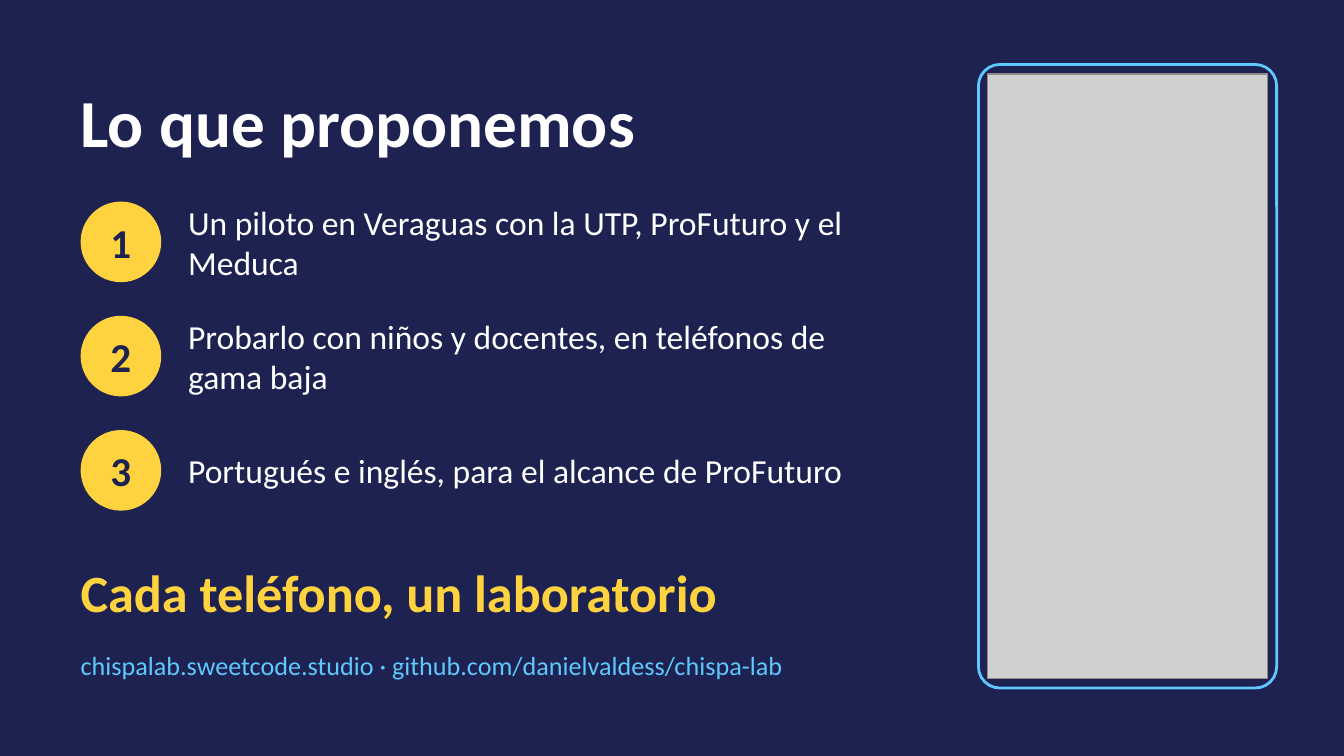
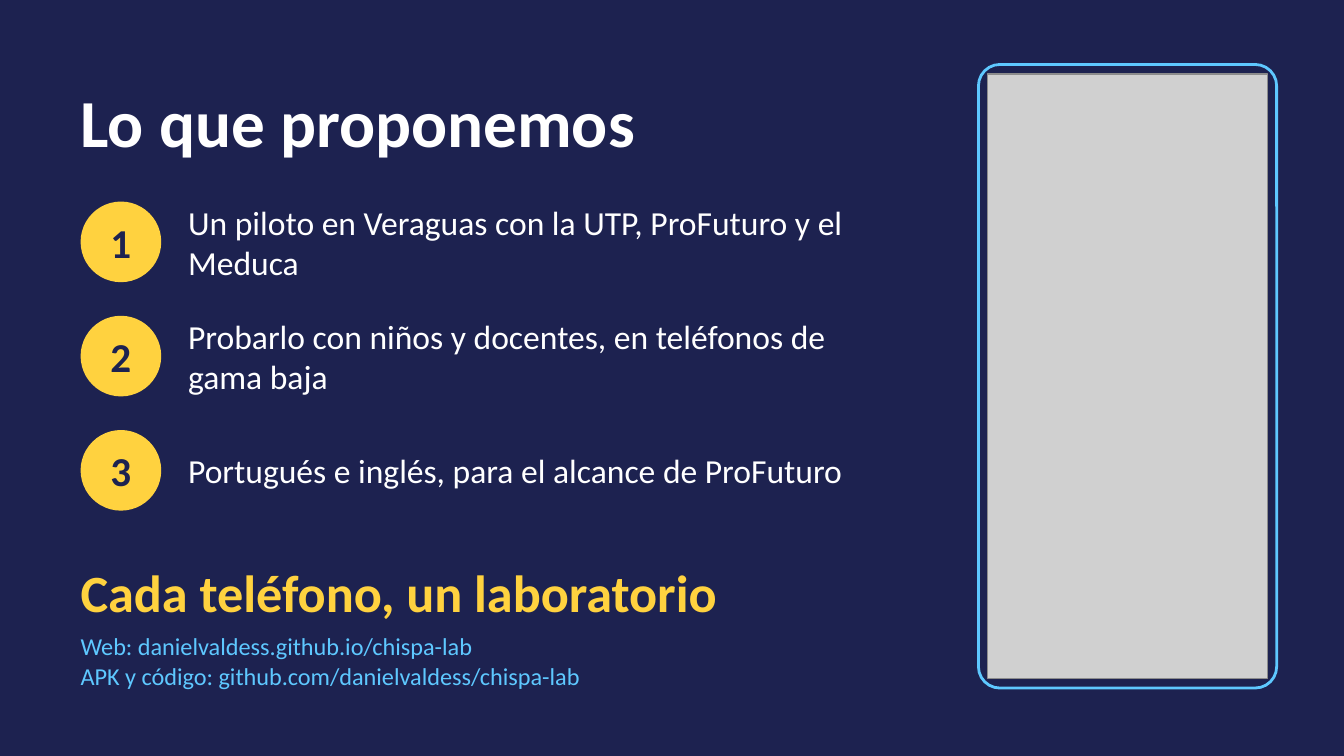
Before and after one commit to danielvaldess/chispa-lab, a slide deck: slide 13 of docs/presentacion/Chispa-Lab-hack4edu-2026.pptx (slide 12 before the commit). Drawn at 1344x756 pixels with LibreOffice and Linux fonts; fonts in the diff are those of the drawing; grey boxes stand for pictures. Boxes give left, top, right and bottom in pixels: in the first picture for what was removed or moved away, otherwise in the second. Text is boxed around its words. In the diff, an @@ line names an element or a change of style, - is before the commit and + after.

```diff
--- a/docs/presentacion/Chispa-Lab-hack4edu-2026.pptx
+++ b/docs/presentacion/Chispa-Lab-hack4edu-2026.pptx
@@ text at [81,638,580,689]: text changed; size 14 to 13 pt @@
-chispalab.sweetcode.studio · github.com/danielvaldess/chispa-lab
+Web: danielvaldess.github.io/chispa-lab
+APK y código: github.com/danielvaldess/chispa-lab
@@ text "Web: danielvaldess.github.io/chispa-lab" at [81,638,580,689]: vertical alignment middle to top @@
```
Also in this commit, not shown: 2 other slides changed, 1 slide added, 16 other files.
